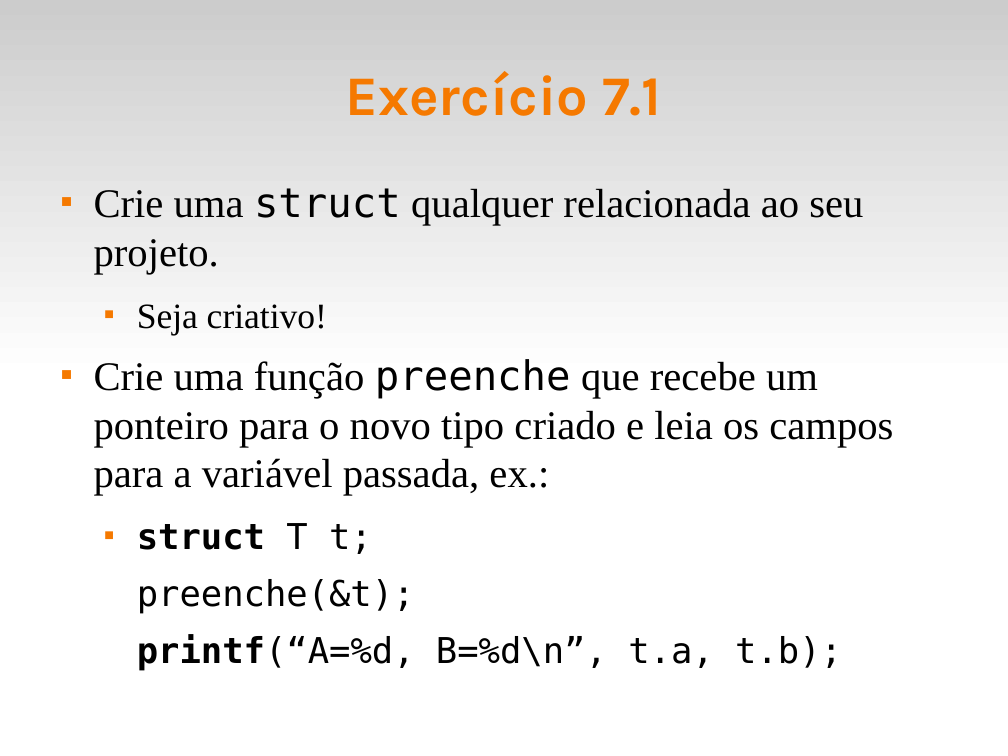
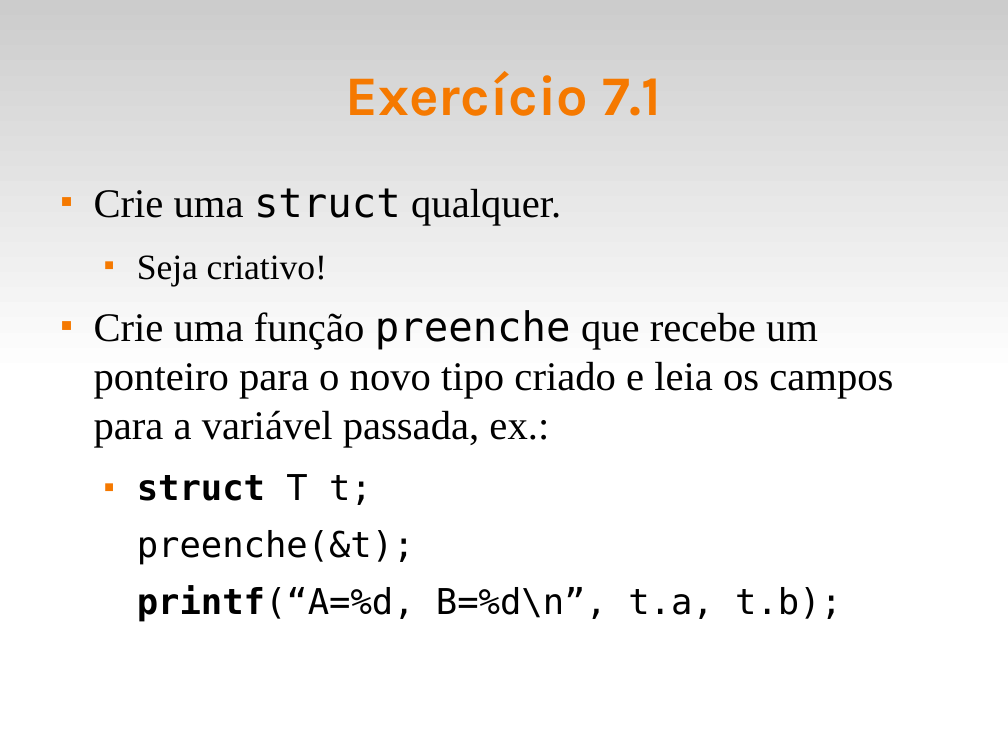
Before and after one commit to fsantanna-uerj/LP1, a slide deck: slide 9 of Slides/lp1-07-compostos.odp. Drawn at 1008x756 pixels with LibreOffice and Linux fonts; fonts in the diff are those of the drawing. Boxes give left, top, right and bottom in pixels: in the first picture for what was removed or moved away, otherwise in the second. Text is boxed around its words. In the diff, an @@ line names an element or a change of style, - is before the commit and + after.

```diff
--- a/Slides/lp1-07-compostos.odp
+++ b/Slides/lp1-07-compostos.odp
@@ text at (94,188,561,225): text changed @@
-■ Crie uma struct qualquer relacionada ao seu projeto.
+■ Crie uma struct qualquer.
```
Also in this commit, not shown: 1 other slide changed, 1 other file.
